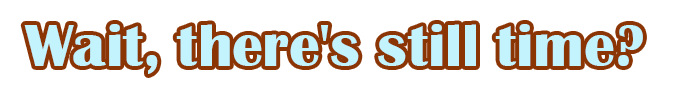
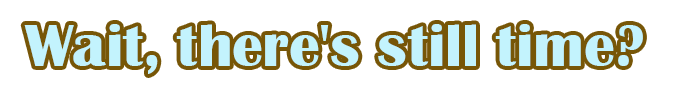
Revision of a layered w=685, h=94 image; what changed, layer by layer:
pixels changed over (x1=20, y1=20, x2=647, y2=78) (layer not identified)
